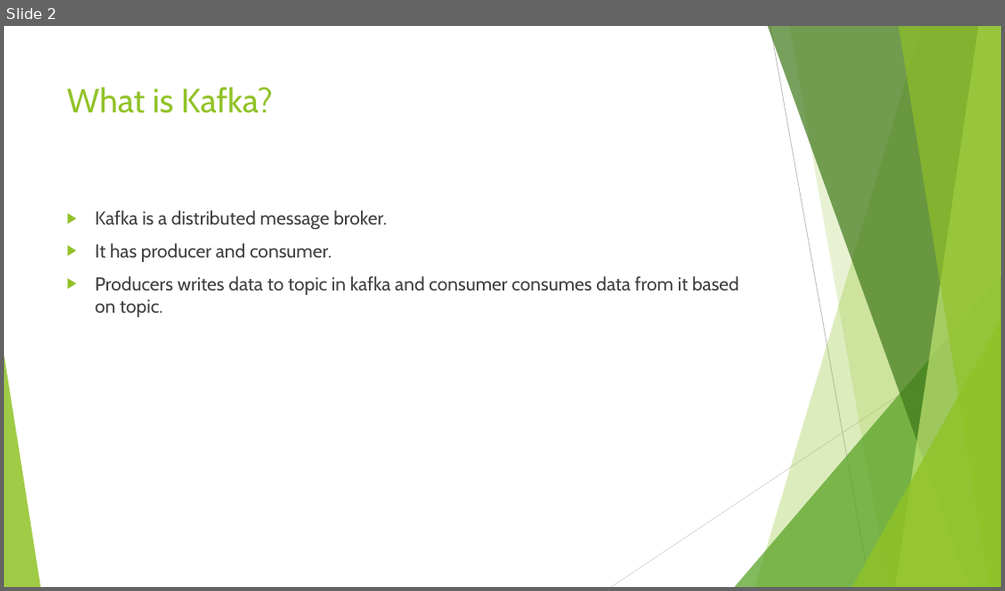
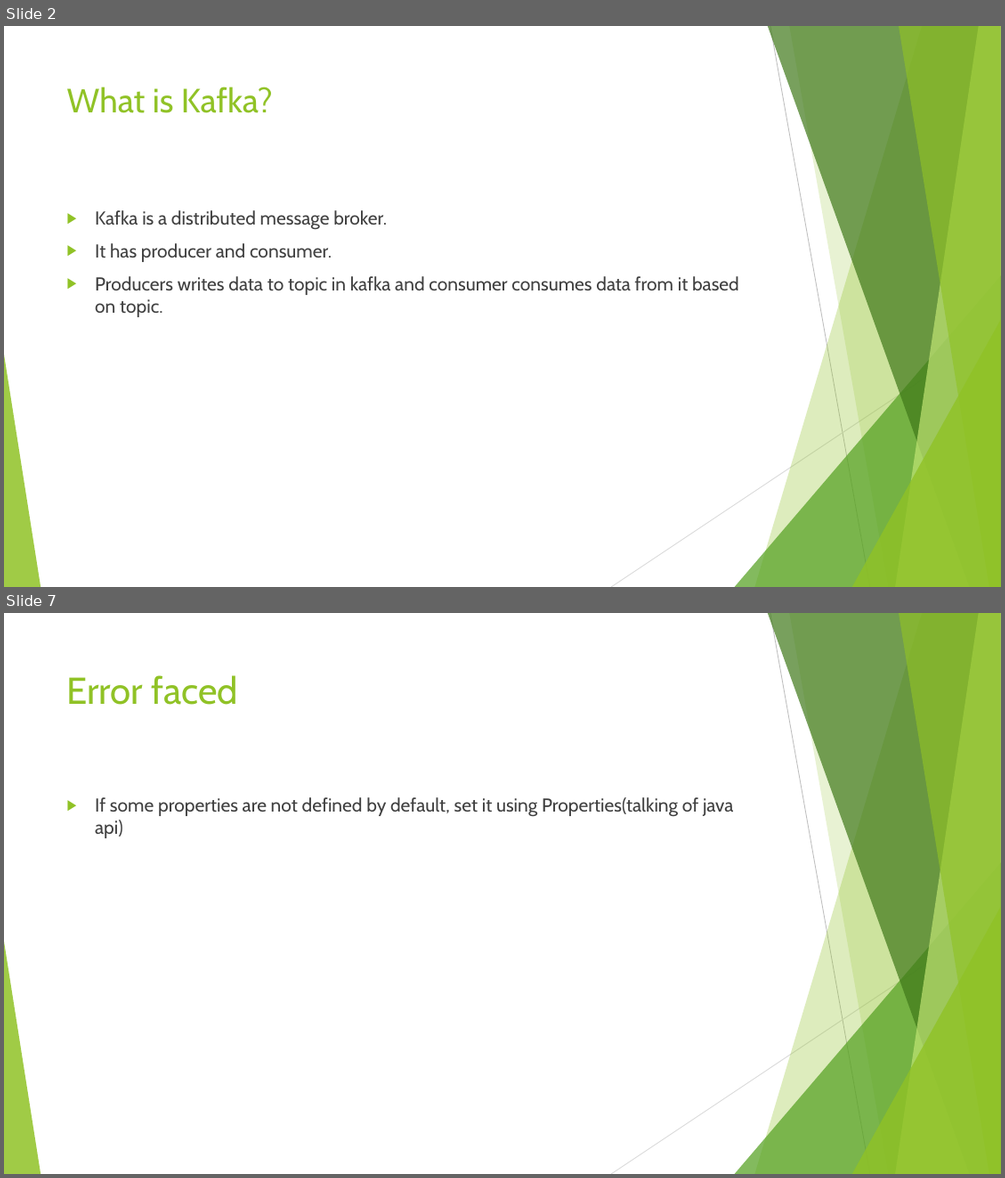
Before and after one commit to ketankk/BDppt, a slide deck: ppt/Kafka.pptx. Shown one above the other, each under a label of ours: slide 2 before the commit, slides 2 and 7 after it; the slides between them are not shown. The pictures are 1005x591 and 1005x1178 pixels, drawn with LibreOffice and Linux fonts; fonts in the diff are those of the drawing. Boxes give left, top, right and bottom in pixels: in the first picture for what was removed or moved away, otherwise in the second. Text is boxed around its words. In the diff, an @@ line names an element or a change of style, - is before the commit and + after.

```diff
--- a/ppt/Kafka.pptx
+++ b/ppt/Kafka.pptx
@@ slide 7 added at [4, 613, 1001, 1174], background #FFFFFF; not listed: 10 template elements that a slide beside it also shows @@
@@ title added at [67, 675, 238, 705], 36 pt, text #90C226 @@
+Error faced
@@ text added at [95, 797, 733, 838], 18 pt, text #404040 @@
+▶ If some properties are not defined by default, set it using Properties(talking of java api)
```
Also in this commit, not shown: 15 other slides added, 2 other files.
